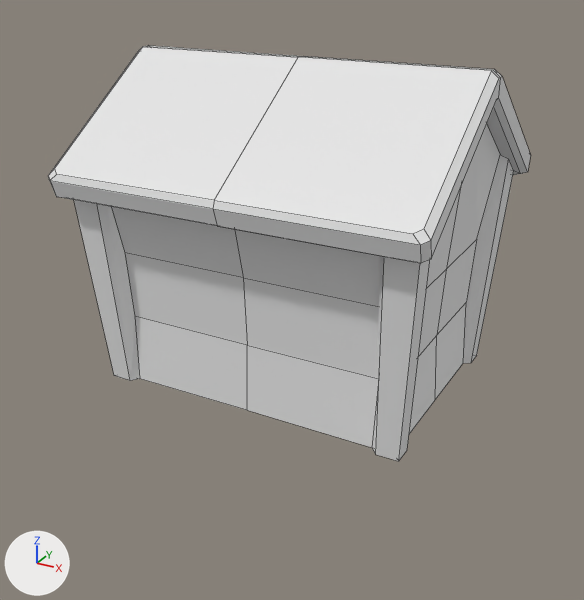
One commit to the Blender file assets/meshes/house.blend: the scene before it, then after it.
One viewpoint serves both versions: a camera (50 mm lens) standing at (4.36, -8.14, 4.95) and looking at (-0.02, -0.17, 0.97). Lighting does not change. The marker at lower left points along +X, +Y and +Z. Mesh edges are drawn as thin lines.
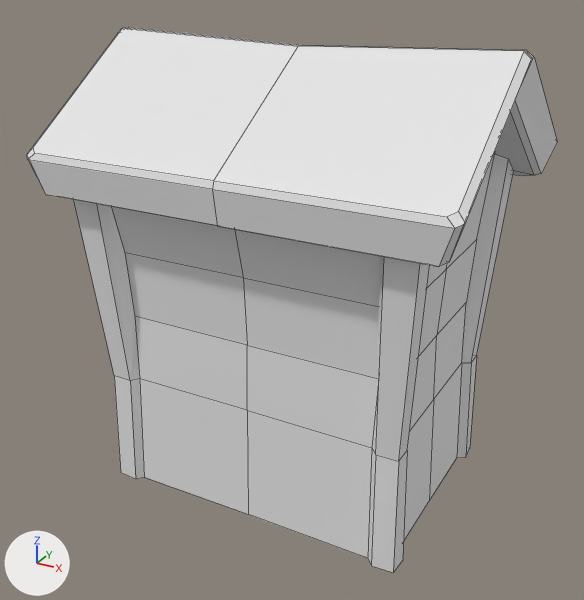
The change, as JSON lines over the scene's bpy script:
```json
{"block": "me_cube", "where": "# used by ob_cube; location = (0.0, 0.0, 0.0)"}
{"op": "remove", "block": "me_cube", "code": "me_cube.from_pydata(...)  # 46 vertices, 27 faces; spans x 0.0..2.22, y -1.82..0.0, z -0.01..3.82"}
{"op": "add", "block": "me_cube", "code": "me_cube.from_pydata(...)  # 53 vertices, 32 faces; spans x 0.0..2.51, y -1.82..0.0, z -1.48..4.02"}
{"block": "me_cube", "change": "me_cube part 1"}
{"block": "me_cube", "change": "5 vertices are removed from x 1.83..2.15, y -1.29..0.0, z 0.0..3.5"}
{"block": "me_cube", "change": "8 faces are deleted"}
{"block": "me_cube", "change": "8 vertices in x 2.06..2.22, y -1.82..0.0, z 2.58..3.82 move by (0.29, 0.0, 0.2)"}
{"block": "me_cube", "change": "5 vertices in x 2.15..2.22, y -1.7..0.0, z 2.4..3.56 move by (0.16, 0.0, 0.0)"}
{"block": "me_cube", "change": "8 vertices move from x 0.0..2.14, y -1.82..0.0, z 0.0..3.82 to x 0.0..2.31, y -1.82..0.0, z 0.0..3.94"}
{"block": "me_cube", "change": "12 vertices are added at x 0.0..2.31, y -1.41..0.0, z -1.48..3.5"}
{"block": "me_cube", "change": "13 new faces join them"}
```

Pixel boxes (x1, y1, x2, y2) of what changed, in the pictures (584 x 600 px):
```json
{"object": "Cube", "change": "reshaped", "before": [48, 46, 531, 461], "after": [27, 27, 557, 572], "on screen": "10% wider, 31% taller"}
{"part": 1, "of": "me_cube", "change": "built on", "before": [48, 46, 531, 434], "after": [27, 27, 557, 572]}
```
